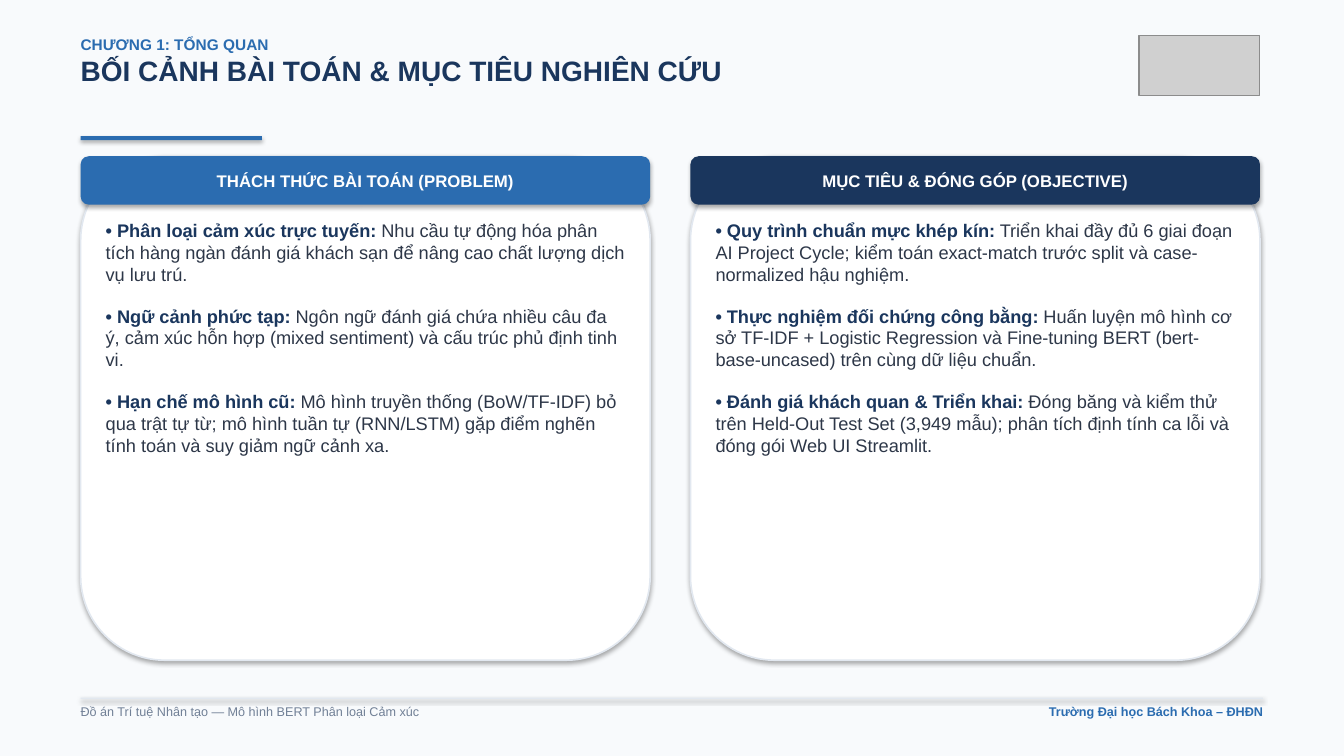
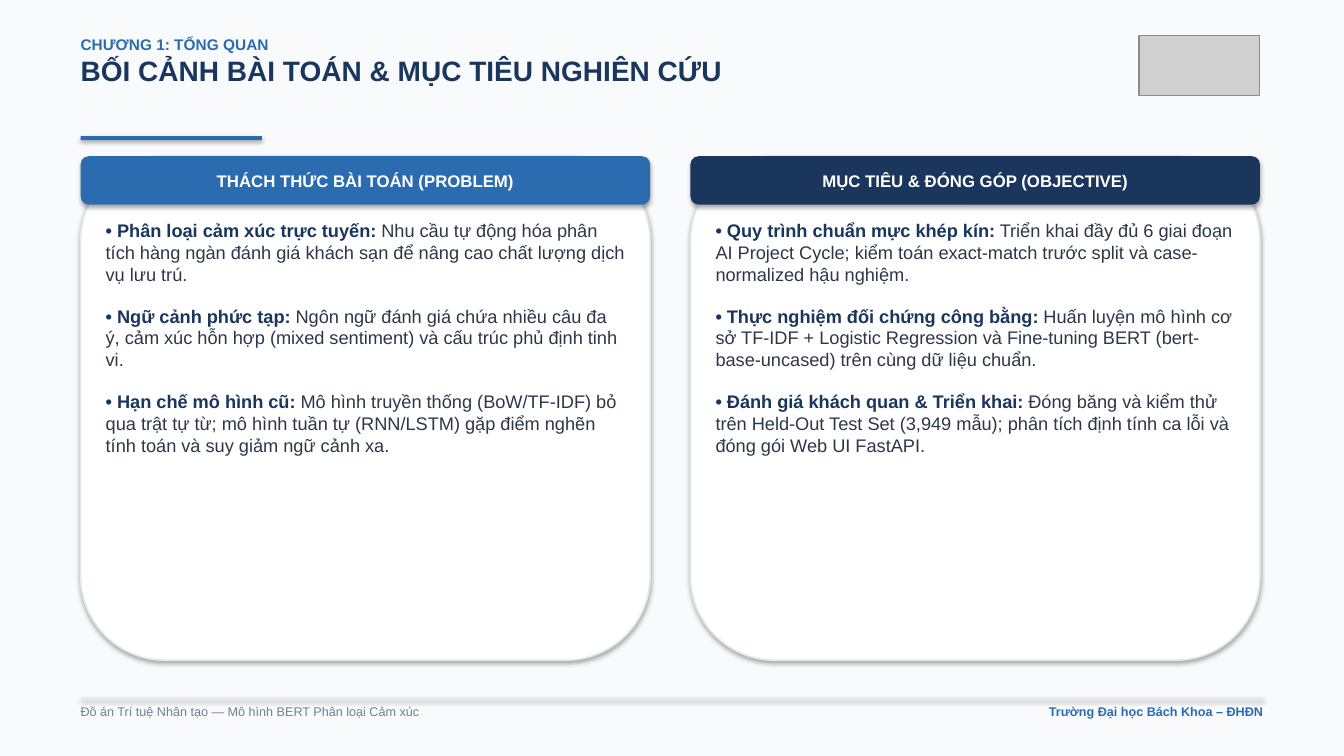
Before and after one commit to SCuong/Bert, a slide deck: slide 2 of presentation/BERT_Project_Final.pptx. Drawn at 1344x756 pixels with LibreOffice and Linux fonts; fonts in the diff are those of the drawing; grey boxes stand for pictures; background and template pictures are left out. Boxes give left, top, right and bottom in pixels: in the first picture for what was removed or moved away, otherwise in the second. Text is boxed around its words. In the diff, an @@ line names an element or a change of style, - is before the commit and + after.

Commit message:
feat: replace Streamlit demo with custom BERT web interface

```diff
--- a/presentation/BERT_Project_Final.pptx
+++ b/presentation/BERT_Project_Final.pptx
@@ text at (716,394,1229,456): text changed @@
-• Đánh giá khách quan & Triển khai: Đóng băng và kiểm thử trên Held-Out Test Set (3,949 mẫu); phân tích định tính ca lỗi và đóng gói Web UI Streamlit.
+• Đánh giá khách quan & Triển khai: Đóng băng và kiểm thử trên Held-Out Test Set (3,949 mẫu); phân tích định tính ca lỗi và đóng gói Web UI FastAPI.
```
Also in this commit, not shown: 2 other slides changed, 16 other files.
